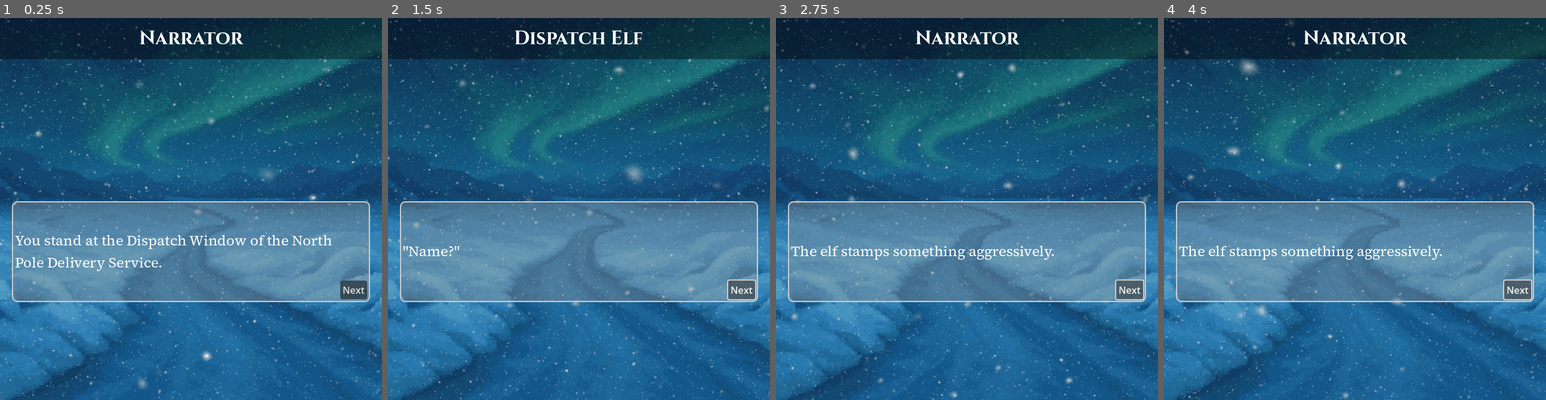
Above: before the commit, frames 1-4 (left to right).
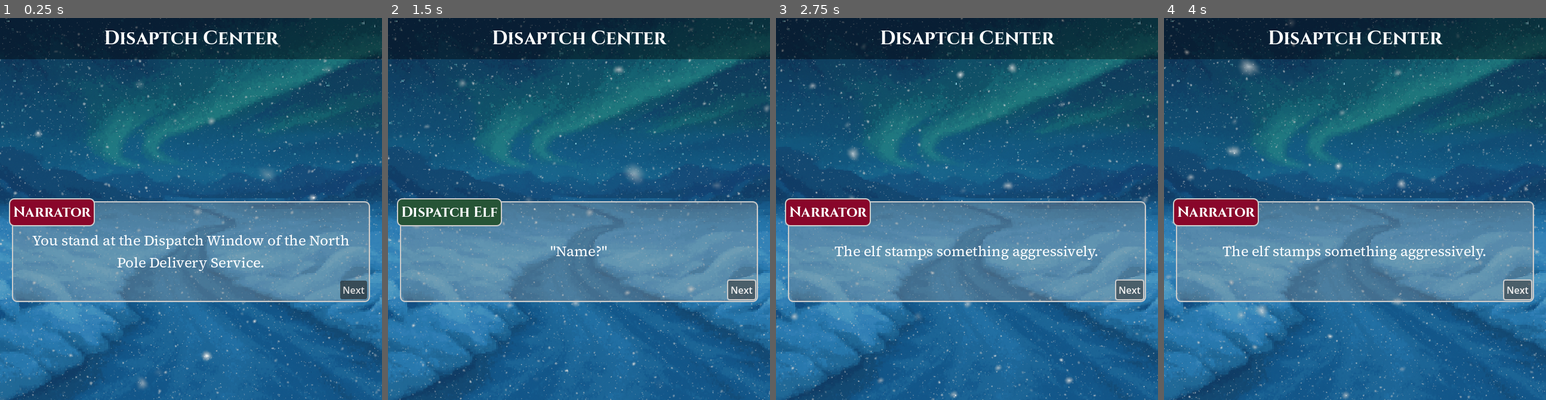
Above: after the commit, the same moments.

Repository: NyeDigitalGames/northbound-duty
Game: Godot game, scene res://main.tscn
Same seed, same stepped clock (60 frames per second), same inputs: the game is played once before the commit and once after it.
Inputs:
- Up to frame 1 (0.25 s): no input
- Up to frame 2 (1.5 s): click "Next" at 0.5 s; click "Next" at 1.25 s
- Up to frame 3 (2.75 s): click "Next" at 2 s
- Up to frame 4 (4 s): no input

The runs differ from the first frame. In frame 1, 4.2% of the frame differs, in the area x 2-92%, y 3-67%; in frame 2, 3.1%; in frame 3, 3.4%; in frame 4, 3.4%.

Commit message:
Fixed SnowShader

Diff:
--- a/Scripts/EncounterDialog.gd
+++ b/Scripts/EncounterDialog.gd
@@ -1,9 +1,10 @@
 class_name EncounterDialog extends Node
 
 signal dialog_done
+signal dialog_advanced
 
-@onready var speaker: PanelContainer = $"../Dialog/VBoxContainer/Speaker"
-@onready var speaker_label: Label = $"../Dialog/VBoxContainer/Speaker/SpeakerLabel"
+@onready var speaker: PanelContainer = $"../Dialog/VBoxContainer/MarginContainer/PanelContainer"
+@onready var speaker_label: Label = $"../Dialog/VBoxContainer/MarginContainer/PanelContainer/Label"
 @onready var dialog_container: PanelContainer = $"../Dialog/VBoxContainer/MarginContainer/DialogContainer"
 @onready var dialog: Label = $"../Dialog/VBoxContainer/MarginContainer/DialogContainer/Dialog"
 @onready var next_button: Button = $"../Dialog/VBoxContainer/MarginContainer/DialogContainer/Dialog/NextButton"
@@ -20,7 +21,13 @@
 @export var choice3 : String = ''
 @export var choice3_tree : Array[DialogLine] = []
 
+var counter : int = 0
+
+func track_changes() -> void:
+	counter +=1
+
 func run() -> void:
+	dialog_advanced.connect(track_changes)
 	dialog.text = ''
 	v_box_choices.visible=false
 	choice_1.text = choice1
@@ -44,13 +51,24 @@
 	choice_2.pressed.connect (choice_2_pressed)
 	choice_3.pressed.connect (choice_3_pressed)
 
+func setup_speaker(speaking:String) -> void:
+	var style := speaker.get_theme_stylebox("panel") as StyleBoxFlat
+	if speaking == "Dispatch Elf":
+		style.bg_color = Color(0.151, 0.329, 0.212, 1.0)
+	elif speaking == "Narrator":
+		style.bg_color = Color(0.539, 0.024, 0.165, 1.0)
+	else:
+		style.bg_color = Color(0.18, 0.18, 0.18, 0.8)
+
 func show_dialog(line)->void:
 	speaker_label.text = line.speaker
+	setup_speaker(line.speaker)
 	speaker.visible=true
 	dialog.text = line.dialog
 	dialog_container.visible=true
 	next_button.visible=true
 	await next_button.pressed
+	dialog_advanced.emit()
 
 func choice_1_pressed() -> void:
 	followup(choice1_tree)
@@ -79,6 +97,7 @@
 			if !GameManager.check_for_flag(line.check_flag):
 				continue
 		speaker_label.text = line.speaker
+		setup_speaker(line.speaker)
 		dialog.text = line.dialog
 		dialog_container.visible=true
 		next_button.visible=true
--- a/Scripts/encounter_2a.gd
+++ b/Scripts/encounter_2a.gd
@@ -2,6 +2,7 @@
 @onready var main: Control = $".."
 
 func run() -> void:
+	main.change_snow_layers(40)
 	main.change_snow(5.0)
 	super()
 
--- a/Shaders/Snow.gdshader
+++ b/Shaders/Snow.gdshader
@@ -1,15 +1,16 @@
 shader_type canvas_item;
 
 // Snow appearance parameters
-uniform float spread : hint_range(0.0, 1.5) = 0.5;        // Snowflake spread
-uniform float size : hint_range(0.01, 5.0) = 0.5;        // Snowflake size
-uniform vec4 snow_color : source_color = vec4(1.0);      // Snow color
-uniform float snow_transparency: hint_range(-0.5, 1.0) = 0.2;   // Intensity of the snow transparency
+uniform float spread : hint_range(0.0, 1.5) = 0.5;                 // Snowflake spread
+uniform float size : hint_range(0.01, 5.0) = 0.5;                  // Snowflake size
+uniform vec4 snow_color : source_color = vec4(1.0);                // Snow color
+uniform float snow_transparency : hint_range(-0.5, 1.0) = 0.2;     // Snow transparency intensity
 
 // Snow movement parameters
-uniform float speed : hint_range(0.0, 10.0) = 0.5;       // Fall speed
-uniform float wind : hint_range(-2.0, 2.0) = 0.0;        // Wind direction and strength
-uniform int num_of_layers = 40;                          // Depth layers
+uniform float speed : hint_range(0.0, 10.0) = 0.5;                 // Fall speed
+uniform float wind : hint_range(-2.0, 2.0) = 0.0;                  // (Optional) wind strength for UI/debug
+uniform float wind_offset = 0.0;                                   // Accumulated wind displacement (set from script)
+uniform int num_of_layers = 40;                                    // Depth layers
 
 // Constants for noise generation
 const mat3 NOISE_MATRIX = mat3(
@@ -19,17 +20,19 @@
 );
 
 // Helper function to generate snowflake pattern
-vec3 generate_snowflake(vec2 coord, float layer_index, float time, float wind_strength) {
+vec3 generate_snowflake(vec2 coord, float layer_index, float time, float wind_strength, float wind_disp) {
     // Scale coordinates based on layer depth
     float layer_scale = 1.0 + layer_index * 0.5 / (max(size, 0.01) * 2.0);
     vec2 scaled_coord = coord * layer_scale;
 
     // Apply movement (falling + wind)
+    // IMPORTANT: wind is applied via wind_disp (accumulated in script) to avoid TIME-based jumps.
     vec2 movement = vec2(
         scaled_coord.y * (spread * mod(layer_index * 7.238917, 1.0) - spread * 0.5) +
-        (-wind_strength) * speed * time * 0.5,  // Reverse the wind direction by negating wind_strength
+        wind_disp,
         -speed * time / (1.0 + layer_index * 0.5 * 0.03)
     );
+
     vec2 final_coord = scaled_coord + movement;
 
     // Generate noise pattern
@@ -48,8 +51,10 @@
     // Calculate final shape
     float shape_value = 0.6 * max(shape.x - shape.y, shape.x + shape.y) + max(shape.x, shape.y) - 0.01;
 
-    return vec3(smoothstep(edge_softness, -edge_softness, shape_value) *
-                (random.x / (1.0 + 0.02 * layer_index * 0.5)));
+    return vec3(
+        smoothstep(edge_softness, -edge_softness, shape_value) *
+        (random.x / (1.0 + 0.02 * layer_index * 0.5))
+    );
 }
 
 void fragment() {
@@ -57,7 +62,7 @@
 
     // Generate snow for each layer
     for (int i = 0; i < num_of_layers; i++) {
-        snow_accumulation += generate_snowflake(UV, float(i), TIME, wind);
+        snow_accumulation += generate_snowflake(UV, float(i), TIME, wind, wind_offset);
     }
 
     // Calculate final color
--- a/main.gd
+++ b/main.gd
@@ -1,7 +1,7 @@
 extends Control
 
 @onready var background: TextureRect = $Background
-@onready var speaker_label: Label = $Dialog/VBoxContainer/Speaker/SpeakerLabel
+@onready var speaker_label: Label = $Dialog/VBoxContainer/MarginContainer/PanelContainer/Label
 @onready var north_button: Button = $Dialog/VBoxContainer/Spacer/NorthButton
 @onready var dialog_container: PanelContainer = $Dialog/VBoxContainer/MarginContainer/DialogContainer
 @onready var next_button: Button = $Dialog/VBoxContainer/MarginContainer/DialogContainer/Dialog/NextButton
@@ -11,6 +11,15 @@
 @onready var choice_3: Button = $Dialog/VBoxContainer/Choices/VBoxChoices/Choice3
 
 @export var encounters : Array[Node]
+
+#Animating Snow Wind
+var current_wind: float = 0.0
+var target_wind: float = 0.0
+var wind_offset: float = 0.0
+var current_snow_speed: float = 0.5
+@export var wind_response: float = 3.0  # higher = reacts faster
+@export var wind_scale: float = 0.5     # matches your old "* 0.5"
+@export var snow_speed: float = 0.5     # should match the shader 'speed' uniform if you change it
 
 func _ready() -> void:
 	speaker_label.text = ''
@@ -25,6 +34,35 @@
 		encounters[i].run()
 		await encounters[i].dialog_done
 
-func change_snow(speed : float = 0.5) -> void:
+func change_snow(wind_speed: float = 0.5) -> void:
+	target_wind = wind_speed
+
+
+func _process(delta: float) -> void:
+	# Smoothly approach target wind (exponential smoothing)
+	current_wind = lerp(current_wind, target_wind, 1.0 - exp(-wind_response * delta))
+
+	# Integrate wind into a persistent offset (this is the key)
+	wind_offset += (-current_wind) * snow_speed * wind_scale * delta
+
+	background.material.set_shader_parameter("wind", current_wind)           # optional
+	background.material.set_shader_parameter("wind_offset", wind_offset)    # required
+
+func change_snow_layers(layers : int = 40) -> void:
+	var tween = create_tween()
+	tween.tween_property(background.material,"shader_parameter/num_of_layers",layers,10)
+	#background.material.set_shader_parameter("num_of_layers", layers)
+	pass
+
+func change_snow_speed(speed : float = 0.5) -> void:
+	var tween = create_tween()
+	tween.set_ease(Tween.EASE_IN_OUT)
+	tween.tween_method(change_shader_speed,current_snow_speed,speed,10)
+	await tween.finished
+	current_snow_speed = speed
+	#background.material.set_shader_parameter("num_of_layers", layers)
+	pass
+
+func change_shader_speed(speed : float = 0.5) -> void:
 	background.material.set_shader_parameter("speed", speed)
 	pass
--- a/main.tscn
+++ b/main.tscn
@@ -25,6 +25,7 @@
 shader_parameter/snow_transparency = 0.2
 shader_parameter/speed = 0.5
 shader_parameter/wind = 0.0
+shader_parameter/wind_offset = 0.0
 shader_parameter/num_of_layers = 40
 
 [sub_resource type="StyleBoxFlat" id="StyleBoxFlat_1bvp3"]
@@ -45,6 +46,21 @@
 corner_radius_bottom_right = 8
 corner_radius_bottom_left = 8
 
+[sub_resource type="StyleBoxFlat" id="StyleBoxFlat_vivmo"]
+bg_color = Color(0.18359044, 0.18359047, 0.18359032, 1)
+border_width_left = 2
+border_width_top = 2
+border_width_right = 2
+border_width_bottom = 2
+corner_radius_top_left = 8
+corner_radius_top_right = 8
+corner_radius_bottom_right = 8
+corner_radius_bottom_left = 8
+expand_margin_left = 5.0
+expand_margin_top = 5.0
+expand_margin_right = 5.0
+expand_margin_bottom = 5.0
+
 [sub_resource type="StyleBoxEmpty" id="StyleBoxEmpty_5vw27"]
 
 [sub_resource type="Resource" id="Resource_272bh"]
@@ -1169,7 +1185,7 @@
 size_flags_vertical = 3
 theme_override_fonts/font = ExtResource("3_lquwl")
 theme_override_font_sizes/font_size = 32
-text = "Disaptch Elf"
+text = "Disaptch Center"
 horizontal_alignment = 1
 vertical_alignment = 1
 
@@ -1207,6 +1223,7 @@
 theme_override_fonts/font = ExtResource("4_7mycd")
 theme_override_font_sizes/font_size = 24
 text = "“Choose wisely. Or don’t. That’s more common.”"
+horizontal_alignment = 1
 vertical_alignment = 1
 autowrap_mode = 3
 
@@ -1223,6 +1240,18 @@
 grow_vertical = 0
 text = "Next"
 
+[node name="PanelContainer" type="PanelContainer" parent="Dialog/VBoxContainer/MarginContainer"]
+layout_mode = 2
+size_flags_horizontal = 0
+size_flags_vertical = 0
+theme_override_styles/panel = SubResource("StyleBoxFlat_vivmo")
+
+[node name="Label" type="Label" parent="Dialog/VBoxContainer/MarginContainer/PanelContainer"]
+layout_mode = 2
+theme_override_fonts/font = ExtResource("3_lquwl")
+theme_override_font_sizes/font_size = 24
+text = "Dispatch Elf"
+
 [node name="Choices" type="PanelContainer" parent="Dialog/VBoxContainer"]
 layout_mode = 2
 size_flags_vertical = 3
Not shown: 1 places in main.tscn that only renumber resources
